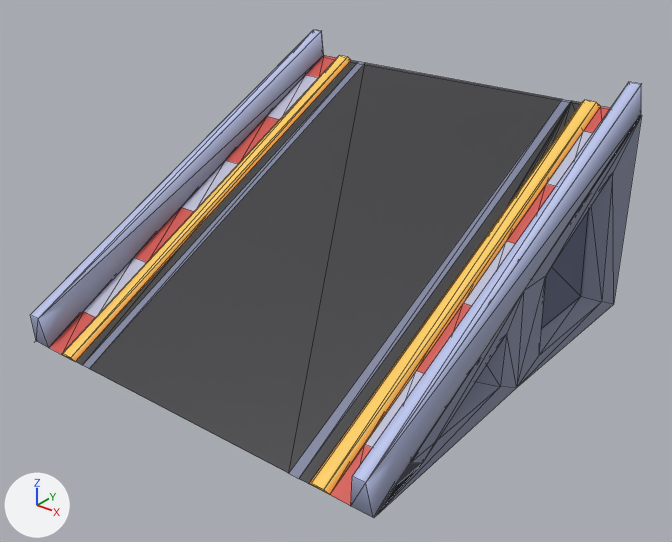
A saved change to the glTF model models/elev-track-slope.glb.
One viewpoint serves both versions: a camera (50 mm lens) standing at (12.63, -15.67, 11.11) and looking at (0.42, -0.41, 1.65). The lights are fixed; the arrows at lower left show +X, +Y and +Z. The picture after the commit comes second. Mesh edges are drawn as thin lines. Vertices at exactly the same position are counted once.
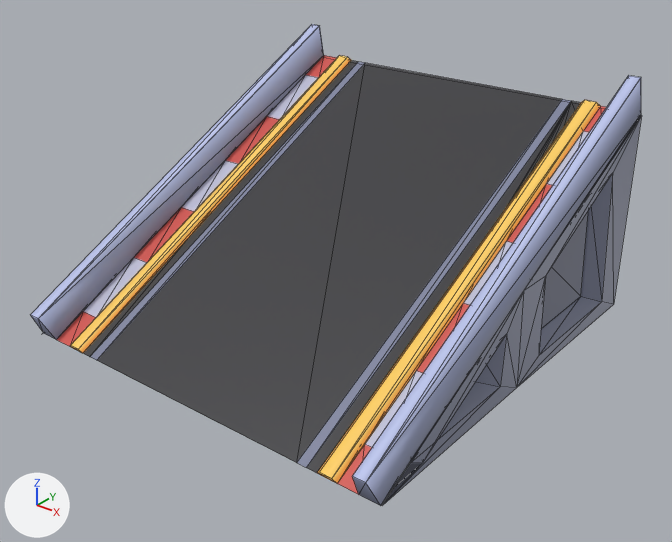
Pixel boxes [x1, y1, x2, y2] of what changed, in the pictures (672 x 542 px; the box of a moved part takes in the faces that stretch with it):
'Plane', surface changed, reshaped: before [30, 30, 642, 517]; after [31, 24, 642, 506]
part 1 of me_plane, moved or reshaped: before [30, 30, 641, 517]; after [31, 24, 641, 506]

Edits to the bpy script that builds the scene:
```text
Change mat_colormap_011:
    mat_colormap_011.roughness: 1.0 -> 0.5
Change me_plane:
    used by ob_plane; location = (0.0, 0.0, 0.0)
    before: 33 (5.03, -5.07, -0.07) at pixel (374, 517), 43 (-4.99, -5.13, -0.09) at pixel (34, 342), 49 (5.0, -5.08, -0.09) at pixel (373, 517), 51 (4.5, -5.08, -0.09) at pixel (350, 506), 66 (-4.5, -5.08, -0.09) at pixel (48, 347)
    before: 67 (-5.0, -5.08, -0.09) at pixel (36, 341), 69 (3.0, -5.08, -0.09) at pixel (288, 473), 71 (-3.0, -5.08, -0.09) at pixel (89, 368), 80 (4.0, -5.08, -0.09) at pixel (329, 494), 81 (3.25, -5.08, -0.09) at pixel (298, 478)
    before: 83 (-3.25, -5.08, -0.09) at pixel (82, 365), 85 (-4.0, -5.08, -0.09) at pixel (61, 354), 92 (4.9, 5.2, 5.65) at pixel (641, 83), 94 (4.6, 5.2, 5.65) at pixel (628, 81), 96 (4.6, 5.19, 5.64) at pixel (628, 82)
    before: 97 (4.6, 5.2, 5.64) at pixel (628, 82), 98 (4.9, 5.2, 5.64) at pixel (641, 84), 99 (4.9, 5.19, 5.64) at pixel (641, 84), 100 (-4.6, 5.2, 5.65) at pixel (321, 30), 102 (-4.9, 5.2, 5.65) at pixel (313, 29)
    before: 104 (-4.9, 5.19, 5.64) at pixel (313, 29), 105 (-4.9, 5.2, 5.64) at pixel (313, 29), 106 (-4.6, 5.2, 5.64) at pixel (321, 31), 107 (-4.6, 5.19, 5.64) at pixel (321, 31), 109 (-3.6, -5.12, 0.0) at pixel (70, 357)
    before: 111 (-3.9, -5.12, 0.0) at pixel (62, 353), 112 (-3.5, -5.08, -0.09) at pixel (75, 361), 115 (3.9, -5.12, 0.0) at pixel (323, 489), 117 (3.6, -5.12, 0.0) at pixel (311, 483), 118 (3.5, -5.08, -0.09) at pixel (308, 483)
    remove me_plane.from_pydata(...)  # 120 vertices, 182 faces; spans x -5.0..5.03, y -5.18..5.2, z -0.09..5.65
    add me_plane.from_pydata(...)  # 120 vertices, 182 faces; spans x -5.0..5.03, y -5.18..5.18, z -0.02..5.81
    me_plane part 1
    add for i in [33, 43, 49, 51, 66, 67, 69, 71, 80, 81, 83, 85, 109, 111, 112, 115, 117, 118]: me_plane.vertices[i].co += Vector((0.0, 0.23, 0.11))
    add for i in [92, 94, *range(96, 101), 102, *range(104, 108)]: me_plane.vertices[i].co += Vector((0.0, -0.08, 0.16))
```
